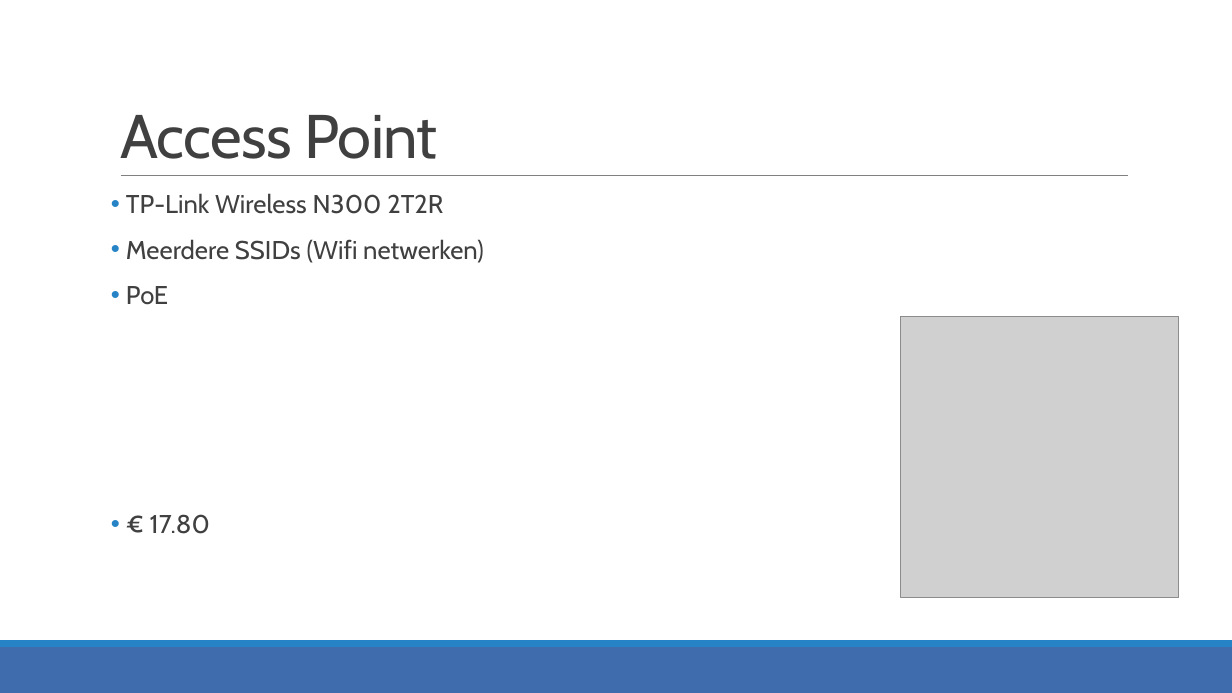
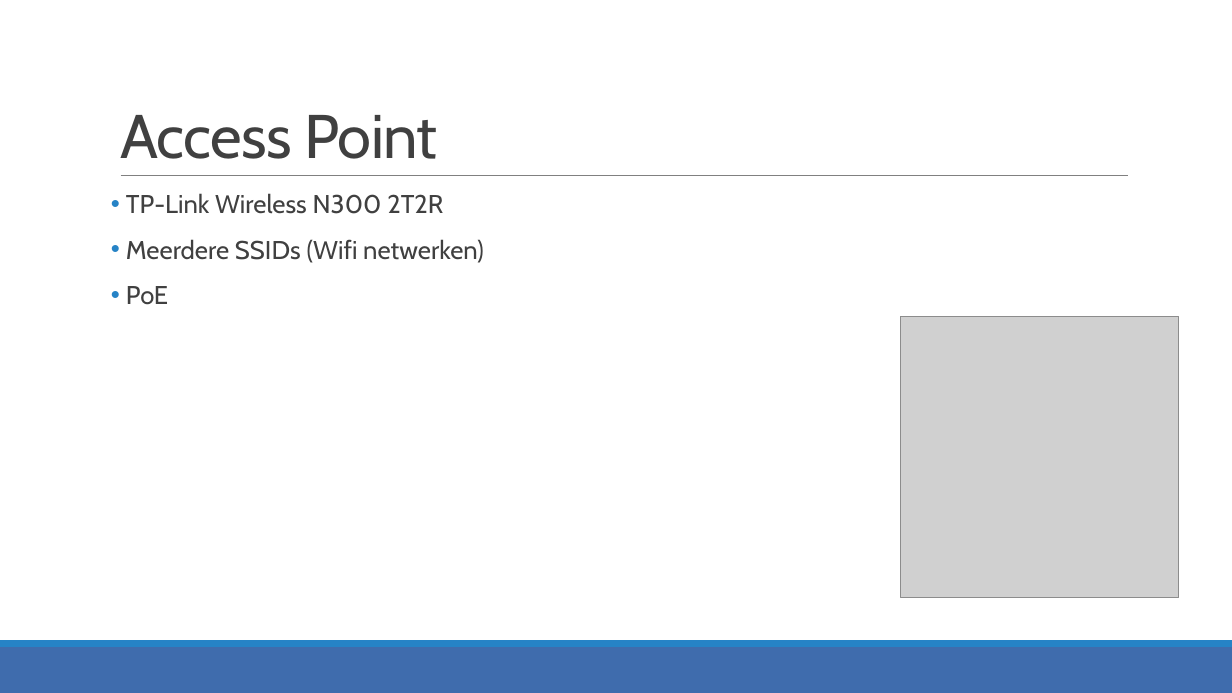
Before and after one commit to JensVL/projecten2, a slide deck: slide 13 of opdracht03/G40/Voorstelling G40.pptx. Drawn at 1232x693 pixels with LibreOffice and Linux fonts; fonts in the diff are those of the drawing; grey boxes stand for pictures. Boxes give left, top, right and bottom in pixels: in the first picture for what was removed or moved away, otherwise in the second. Text is boxed around its words. In the diff, an @@ line names an element or a change of style, - is before the commit and + after.

```diff
--- a/opdracht03/G40/Voorstelling G40.pptx
+++ b/opdracht03/G40/Voorstelling G40.pptx
@@ text at [150,514,210,534]: paragraph removed @@
-• € 17.80
```
Also in this commit, not shown: 5 other slides changed, 1 other file.
